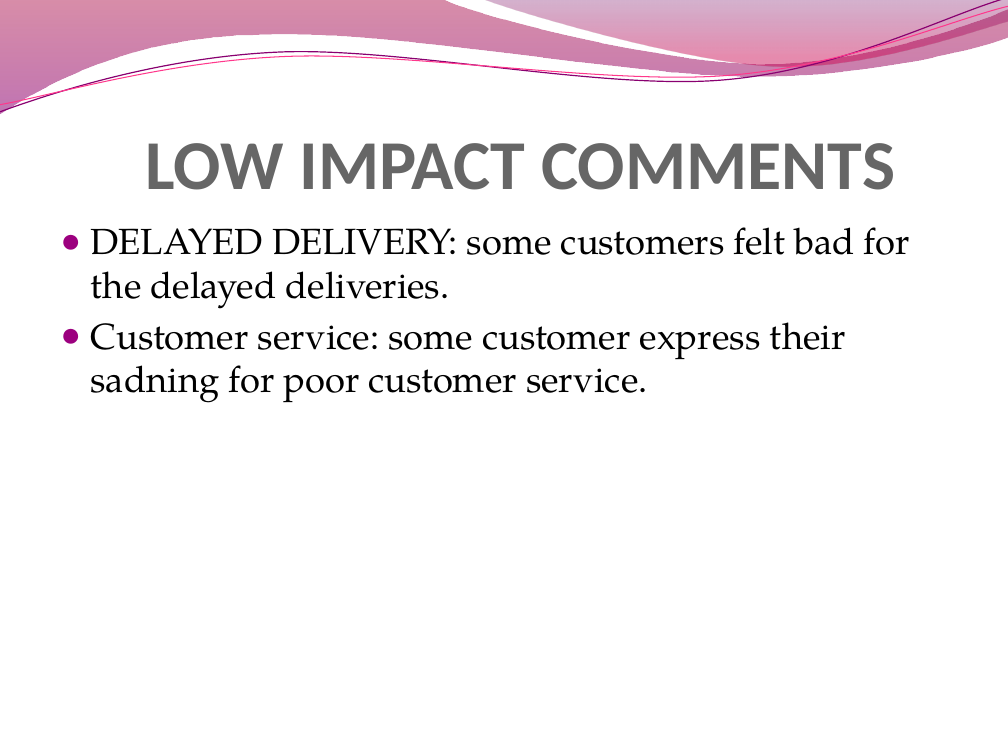
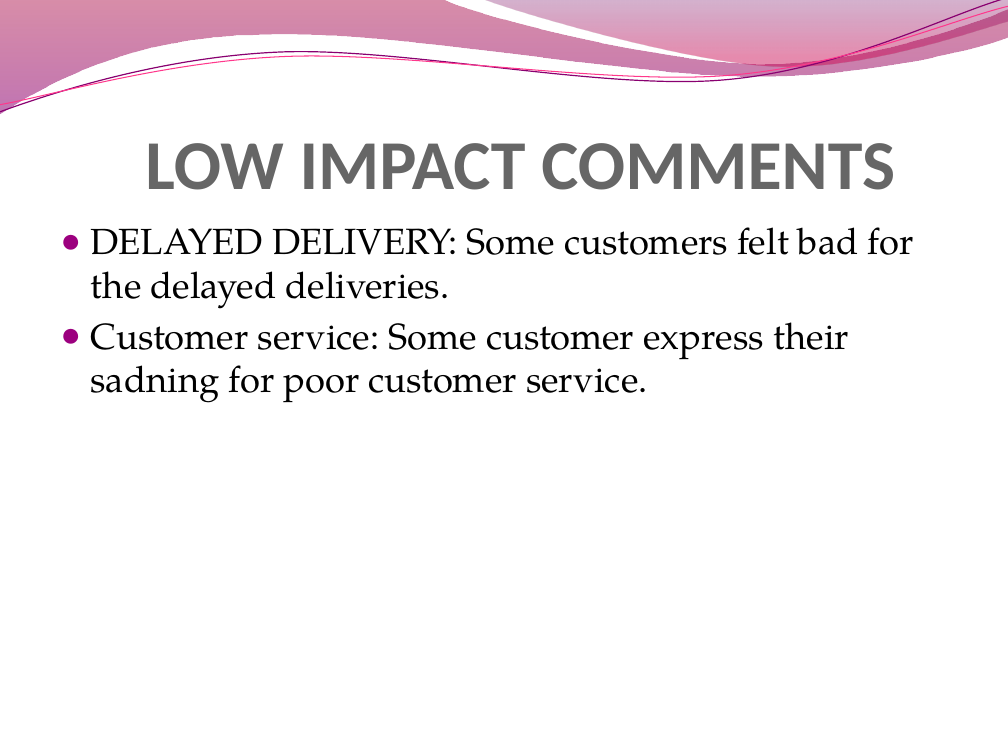
Before and after one commit to suryapraakash/bussiness-analyst, a slide deck: slide 17 of MYNTRA ANALYSIS.pptx. Drawn at 1008x756 pixels with LibreOffice and Linux fonts; fonts in the diff are those of the drawing; background and template pictures are left out. Boxes give left, top, right and bottom in pixels: in the first picture for what was removed or moved away, otherwise in the second. Text is boxed around its words. In the diff, an @@ line names an element or a change of style, - is before the commit and + after.

```diff
--- a/MYNTRA ANALYSIS.pptx
+++ b/MYNTRA ANALYSIS.pptx
@@ text at (91,227,914,403): text changed @@
-● DELAYED DELIVERY: some customers felt bad for the delayed deliveries.
-● Customer service: some customer express their sadning for poor customer service.
+● DELAYED DELIVERY: Some customers felt bad for the delayed deliveries.
+● Customer service: Some customer express their sadning for poor customer service.
```
Also in this commit, not shown: 3 other slides changed, 1 other file.
